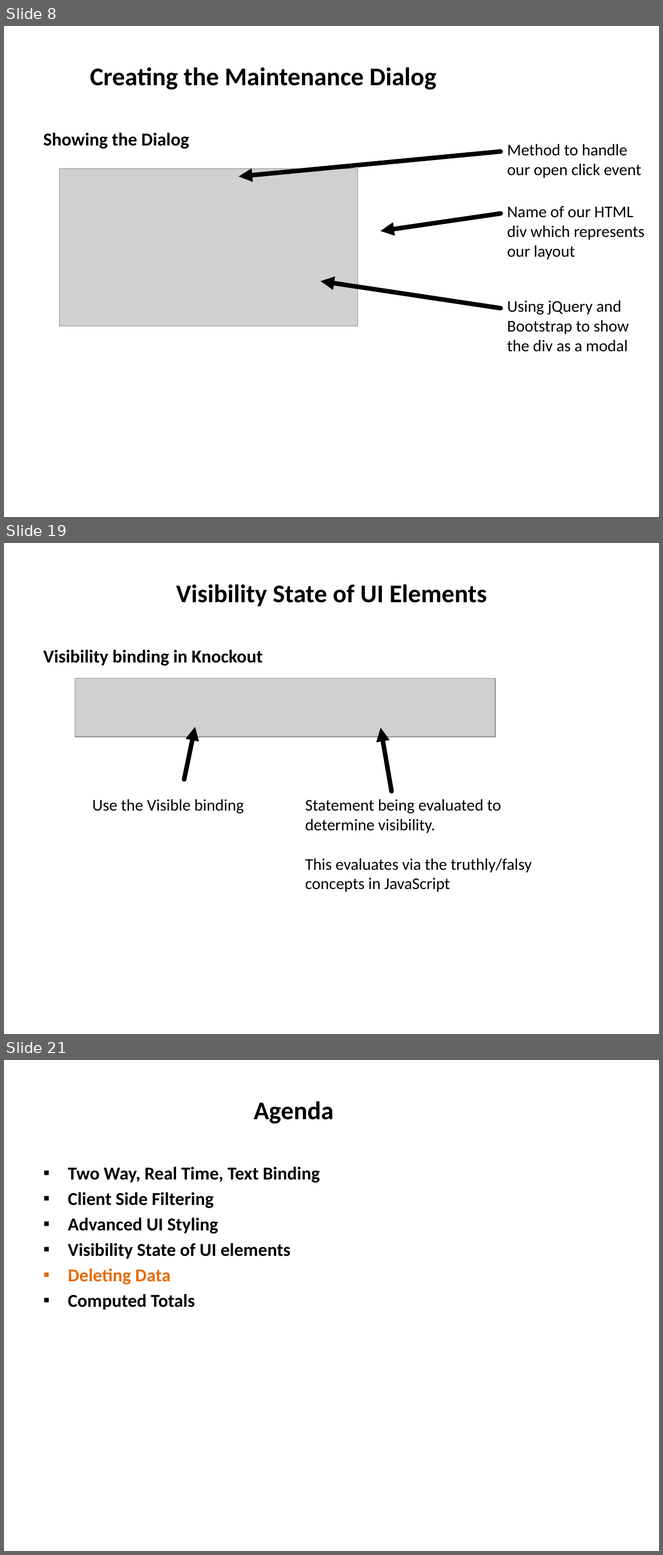
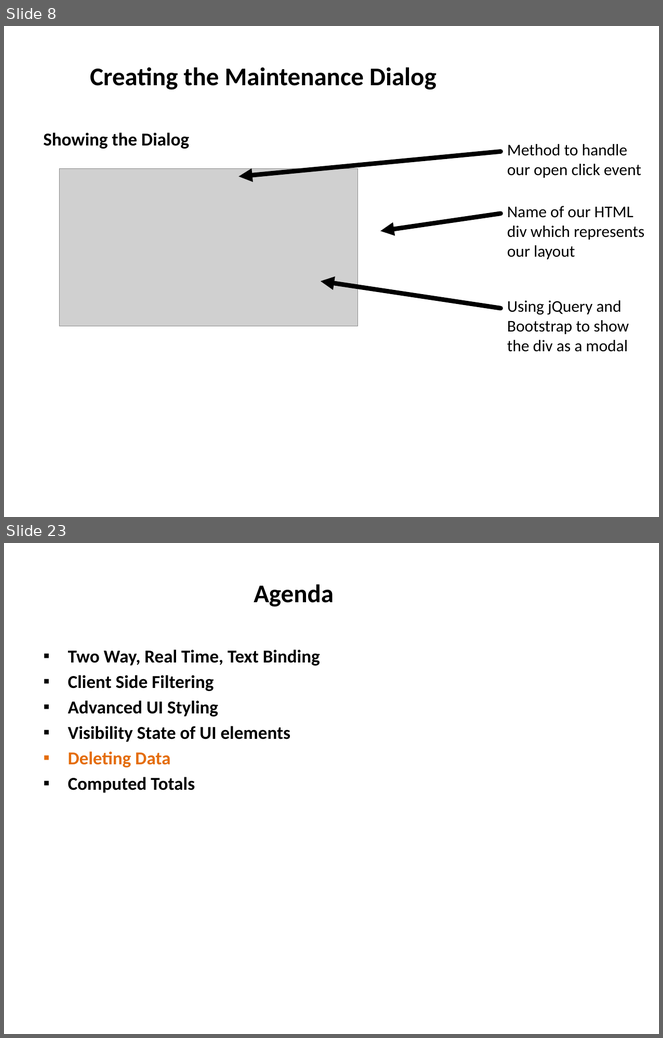
Before and after one commit to derikwhittaker/Pluarsight.XamlToHtml, a slide deck: Modules/04.TaskEditScreen.InitialSetup/04.TaskEditScreen.InitialSetup.pptx. Shown one above the other, each under a label of ours: slides 8, 19 and 21 before the commit, slides 8 and 23 after it; the slides between them are not shown. The pictures are 663x1555 and 663x1038 pixels, drawn with LibreOffice and Linux fonts; fonts in the diff are those of the drawing; grey boxes stand for pictures. Boxes give left, top, right and bottom in pixels: in the first picture for what was removed or moved away, otherwise in the second. Text is boxed around its words. In the diff, an @@ line names an element or a change of style, - is before the commit and + after.

```diff
--- a/Modules/04.TaskEditScreen.InitialSetup/04.TaskEditScreen.InitialSetup.pptx
+++ b/Modules/04.TaskEditScreen.InitialSetup/04.TaskEditScreen.InitialSetup.pptx
@@ slide 19 removed at (4,543,659,1034), background #FFFFFF @@
@@ title removed at (176,584,487,606) @@
-Visibility State of UI Elements
@@ text removed at (44,650,263,666) @@
-Visibility binding in Knockout
@@ picture removed at (75,679,495,737) @@
@@ arrow removed from (184, 780) to (195, 727) @@
@@ arrow removed from (392, 792) to (380, 728) @@
@@ text removed at (92,799,244,814) @@
-Use the Visible binding
@@ text removed at (305,799,532,892) @@
-Statement being evaluated to determine visibility.
-This evaluates via the truthly/falsy concepts in JavaScript
@@ what was slide 21 is now slide 23 @@
```
Also in this commit, not shown: 2 slides changed, 10 slides added, 7 other slides removed, 20 other files.
